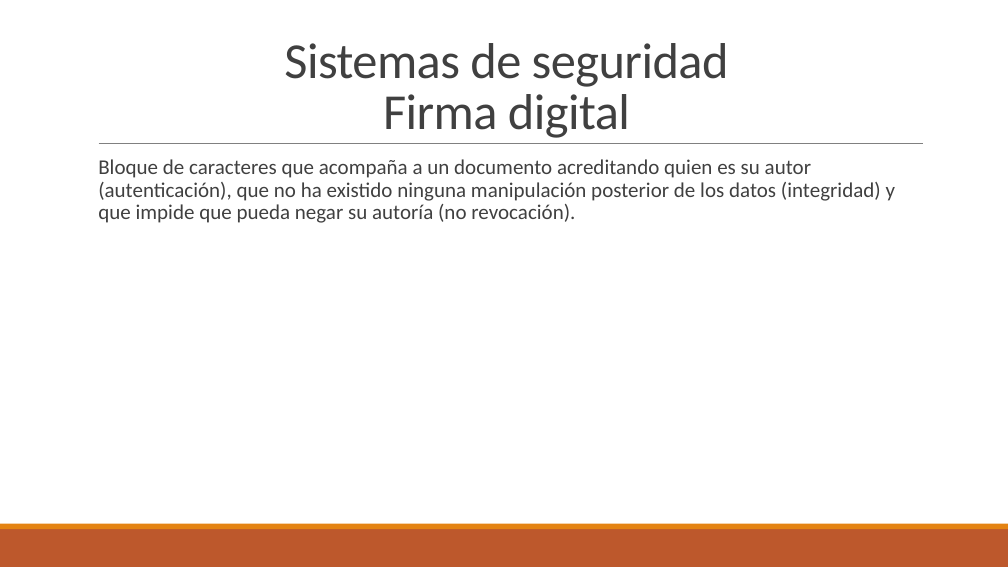
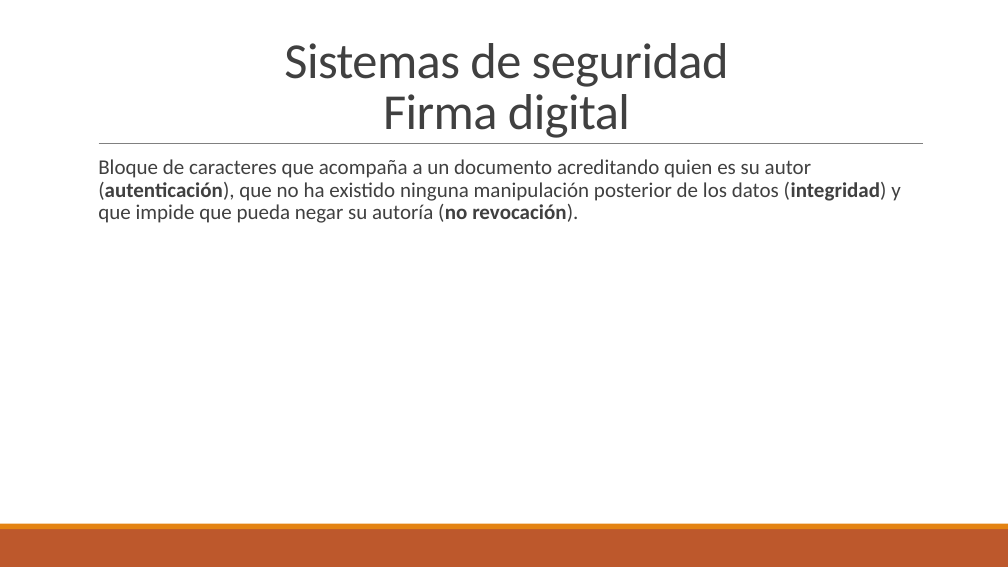
Before and after one commit to valeixosb/valeixosb.github.io, a slide deck: slide 23 of assets/curso/20_Tema.pptx. Drawn at 1008x567 pixels with LibreOffice and Linux fonts; fonts in the diff are those of the drawing. Boxes give left, top, right and bottom in pixels: in the first picture for what was removed or moved away, otherwise in the second. Text is boxed around its words. In the diff, an @@ line names an element or a change of style, - is before the commit and + after.

```diff
--- a/assets/curso/20_Tema.pptx
+++ b/assets/curso/20_Tema.pptx
@@ text "Bloque de caracteres que acompaña ..." at bbox=[98, 159, 900, 223]: bold on in "(autenticación), (integridad) (no revocación)." @@
```
Also in this commit, not shown: 5 other slides changed.
